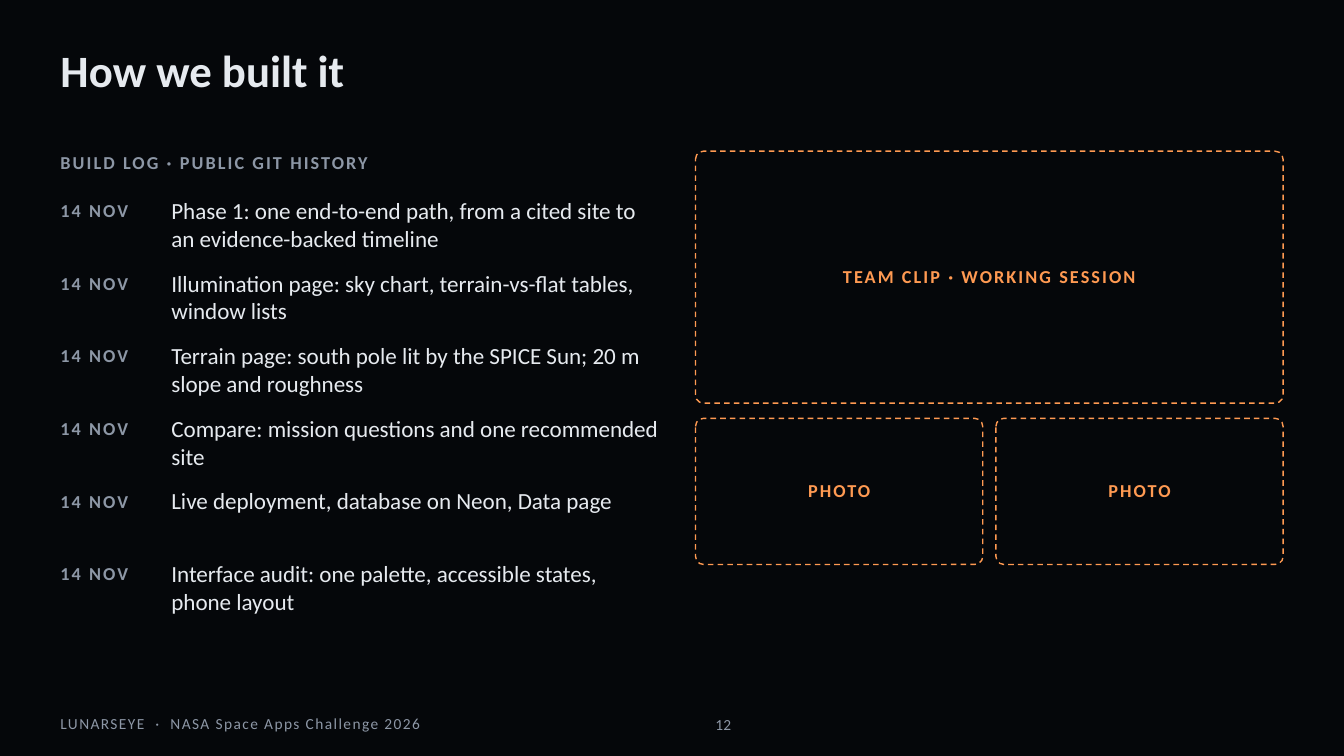
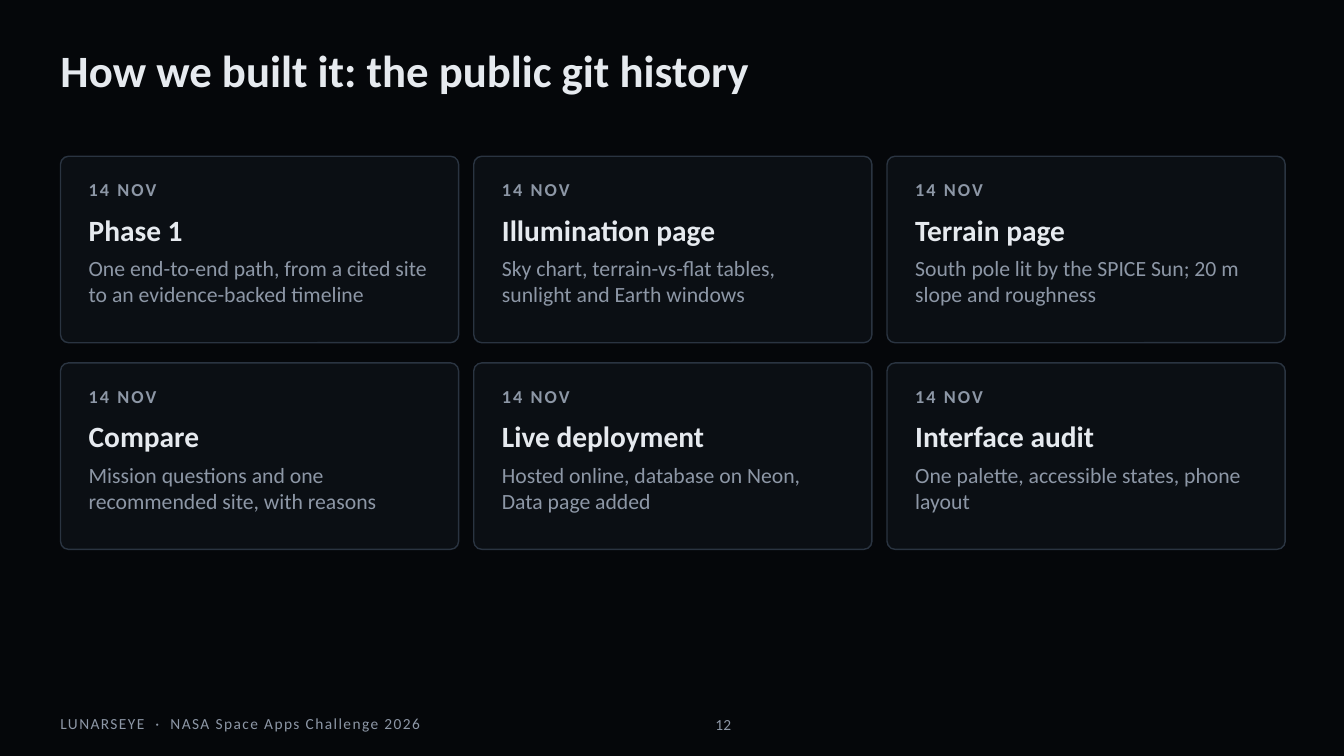
Before and after one commit to 5764678/LUNARSEYE, a slide deck: slide 12 of submission/LUNARSEYE_deck.pptx. Drawn at 1344x756 pixels with LibreOffice and Linux fonts; fonts in the diff are those of the drawing. Boxes give left, top, right and bottom in pixels: in the first picture for what was removed or moved away, otherwise in the second. Text is boxed around its words. In the diff, an @@ line names an element or a change of style, - is before the commit and + after.

```diff
--- a/submission/LUNARSEYE_deck.pptx
+++ b/submission/LUNARSEYE_deck.pptx
@@ title at (x1=60, y1=55, x2=749, y2=95): text changed @@
-How we built it
+How we built it: the public git history
@@ text removed at (x1=60, y1=151, x2=645, y2=177) @@
-BUILD LOG · PUBLIC GIT HISTORY
@@ rounded rectangle added at (x1=60, y1=156, x2=459, y2=343), fill #0B0F14, outline #2A3441 1 pt @@
@@ text "14 NOV" rewrapped from (x1=60, y1=200, x2=156, y2=226) to (x1=89, y1=178, x2=290, y2=205) @@
@@ rounded rectangle added at (x1=474, y1=156, x2=872, y2=343), fill #0B0F14, outline #2A3441 1 pt @@
@@ text "14 NOV" rewrapped from (x1=60, y1=345, x2=156, y2=371) to (x1=502, y1=178, x2=704, y2=205) @@
@@ rounded rectangle removed at (x1=696, y1=151, x2=1284, y2=403) @@
@@ rounded rectangle added at (x1=887, y1=156, x2=1286, y2=343), fill #0B0F14, outline #2A3441 1 pt @@
@@ text "14 NOV" rewrapped from (x1=60, y1=490, x2=156, y2=516) to (x1=915, y1=178, x2=1117, y2=205) @@
@@ text added at (x1=89, y1=220, x2=183, y2=242), 21 pt, text #E6EAEF, bold @@
+Phase 1
@@ text added at (x1=502, y1=220, x2=715, y2=246), 21 pt, text #E6EAEF, bold @@
+Illumination page
@@ text added at (x1=915, y1=220, x2=1065, y2=246), 21 pt, text #E6EAEF, bold @@
+Terrain page
@@ text at (x1=89, y1=261, x2=426, y2=302): text changed; size 16.5 to 15.5 pt; text colour #E6EAEF to #8D97A6 @@
-Phase 1: one end-to-end path, from a cited site to an evidence-backed timeline
+One end-to-end path, from a cited site to an evidence-backed timeline
@@ text at (x1=502, y1=261, x2=775, y2=306): text changed; size 16.5 to 15.5 pt; text colour #E6EAEF to #8D97A6 @@
-Illumination page: sky chart, terrain-vs-flat tables, window lists
+Sky chart, terrain-vs-flat tables, sunlight and Earth windows
@@ text at (x1=915, y1=261, x2=1238, y2=306): text changed; size 16.5 to 15.5 pt; text colour #E6EAEF to #8D97A6 @@
-Terrain page: south pole lit by the SPICE Sun; 20 m slope and roughness
+South pole lit by the SPICE Sun; 20 m slope and roughness
@@ text removed at (x1=843, y1=271, x2=1135, y2=283) @@
-TEAM CLIP · WORKING SESSION
@@ rounded rectangle added at (x1=60, y1=363, x2=459, y2=549), fill #0B0F14, outline #2A3441 1 pt @@
@@ text "14 NOV" rewrapped from (x1=60, y1=417, x2=156, y2=444) to (x1=89, y1=385, x2=290, y2=411) @@
@@ rounded rectangle added at (x1=474, y1=363, x2=872, y2=549), fill #0B0F14, outline #2A3441 1 pt @@
@@ text "14 NOV" rewrapped from (x1=60, y1=272, x2=156, y2=298) to (x1=502, y1=385, x2=704, y2=411) @@
@@ rounded rectangle resized from (x1=996, y1=418, x2=1284, y2=565) to (x1=887, y1=363, x2=1286, y2=549) @@
@@ rounded rectangle at (x1=887, y1=363, x2=1286, y2=549): fill none to #0B0F14; outline #FF9A52 1 pt dashed to #2A3441 1 pt; proportions changed @@
@@ text "14 NOV" rewrapped from (x1=60, y1=563, x2=156, y2=589) to (x1=915, y1=385, x2=1117, y2=411) @@
@@ rounded rectangle removed at (x1=696, y1=418, x2=983, y2=565) @@
@@ text added at (x1=89, y1=427, x2=199, y2=452), 21 pt, text #E6EAEF, bold @@
+Compare
@@ text added at (x1=502, y1=426, x2=704, y2=452), 21 pt, text #E6EAEF, bold @@
+Live deployment
@@ text added at (x1=915, y1=426, x2=1094, y2=448), 21 pt, text #E6EAEF, bold @@
+Interface audit
@@ text at (x1=89, y1=468, x2=376, y2=512): text changed; size 16.5 to 15.5 pt; text colour #E6EAEF to #8D97A6 @@
-Compare: mission questions and one recommended site
+Mission questions and one recommended site, with reasons
@@ text at (x1=502, y1=468, x2=800, y2=513): text changed; size 16.5 to 15.5 pt; text colour #E6EAEF to #8D97A6 @@
-Live deployment, database on Neon, Data page
+Hosted online, database on Neon, Data page added
@@ text removed at (x1=696, y1=479, x2=983, y2=503) @@
-PHOTO
@@ text at (x1=915, y1=468, x2=1240, y2=513): text changed; size 16.5 to 15.5 pt; text colour #E6EAEF to #8D97A6 @@
-Interface audit: one palette, accessible states, phone layout
+One palette, accessible states, phone layout
@@ text removed at (x1=996, y1=479, x2=1284, y2=503) @@
-PHOTO
```
Also in this commit, not shown: 1 other slide changed, 14 other files.
